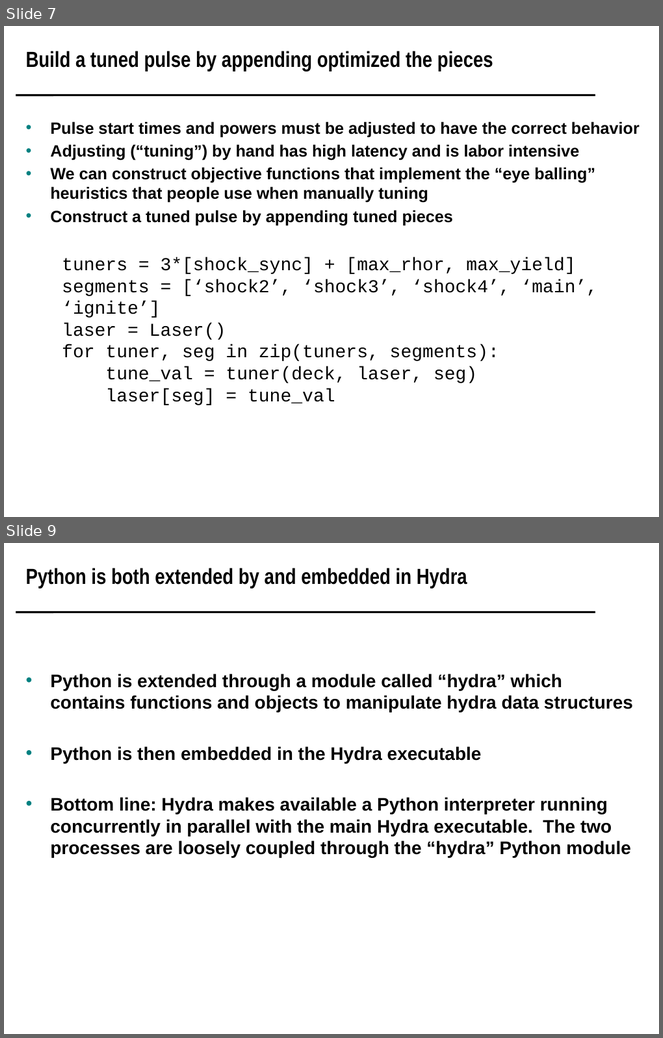
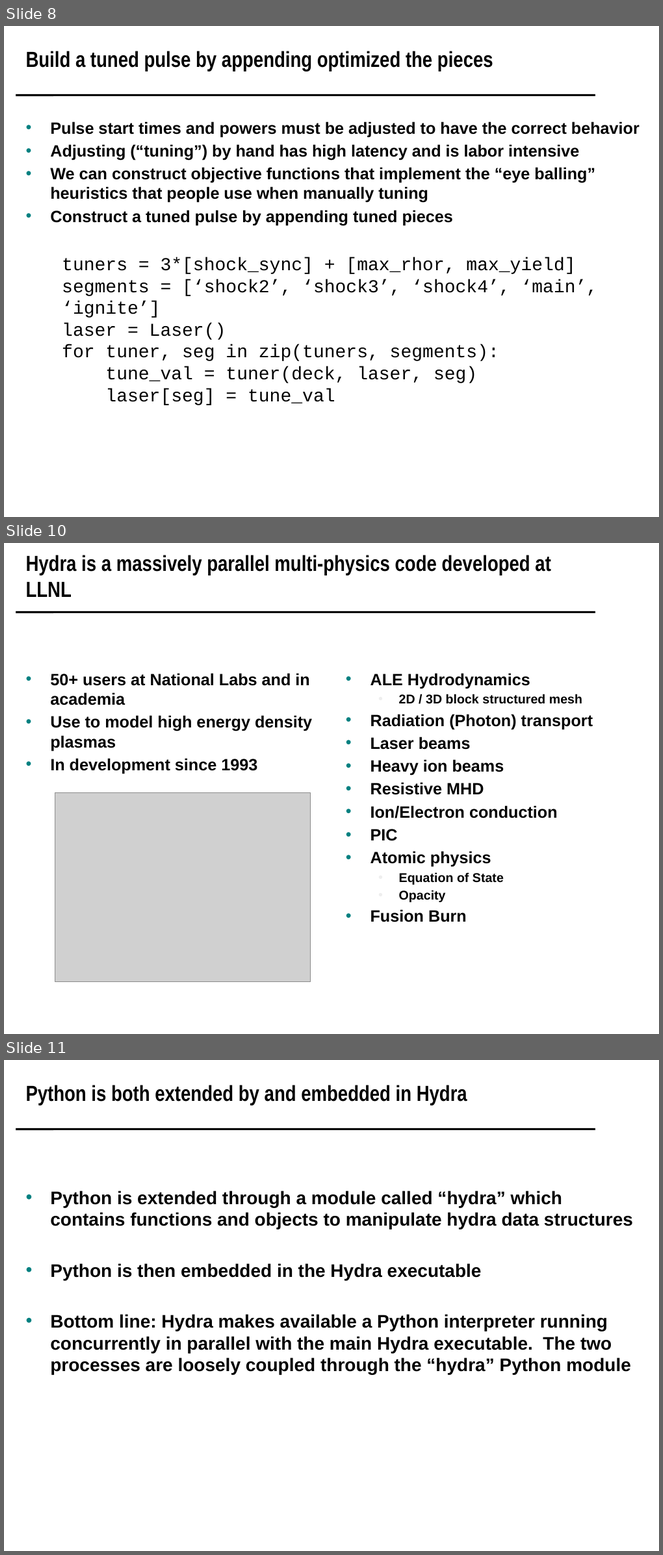
Before and after one commit to scipy-conference/scipy_proceedings, a slide deck: papers/koningterry/slides.pptx. Shown one above the other, each under a label of ours: slides 7 and 9 before the commit, slides 8, 10 and 11 after it; the slides between them are not shown. The pictures are 663x1038 and 663x1555 pixels, drawn with LibreOffice and Linux fonts; fonts in the diff are those of the drawing; grey boxes stand for pictures; background and template pictures are left out. Boxes give left, top, right and bottom in pixels: in the first picture for what was removed or moved away, otherwise in the second. Text is boxed around its words. In the diff, an @@ line names an element or a change of style, - is before the commit and + after.

```diff
--- a/papers/koningterry/slides.pptx
+++ b/papers/koningterry/slides.pptx
@@ slide 10 added at (4, 543, 659, 1034), background #FFFFFF; not listed: 1 template element that a slide beside it also shows @@
@@ title added at (26, 555, 551, 597), 24 pt, text #000000, bold @@
+Hydra is a massively parallel multi-physics code developed at LLNL
@@ text added at (50, 673, 312, 774), 18 pt, text #000000, bold @@
+• 50+ users at National Labs and in academia
+• Use to model high energy density plasmas
+• In development since 1993
@@ text added at (371, 673, 594, 923), 18 pt, text #000000, bold @@
+• ALE Hydrodynamics
+  • 2D / 3D block structured mesh
+• Radiation (Photon) transport
+• Laser beams
+• Heavy ion beams
+• Resistive MHD
+• Ion/Electron conduction
+• PIC
+• Atomic physics
+  • Equation of State
+  • Opacity
+• Fusion Burn
@@ picture added at (55, 793, 311, 982) @@
@@ what was slide 7 is now slide 8 @@
@@ what was slide 9 is now slide 11 @@
```
Also in this commit, not shown: 7 slides changed, 1 other slide added.
